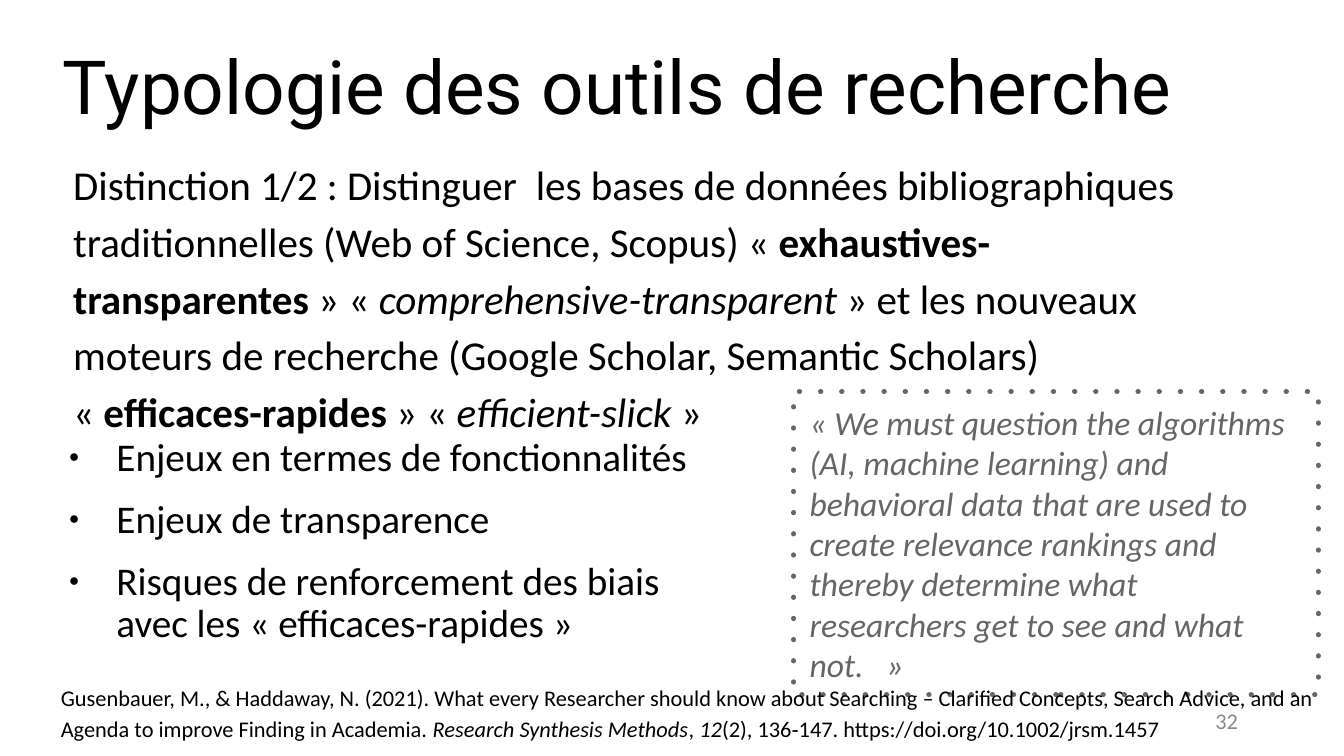
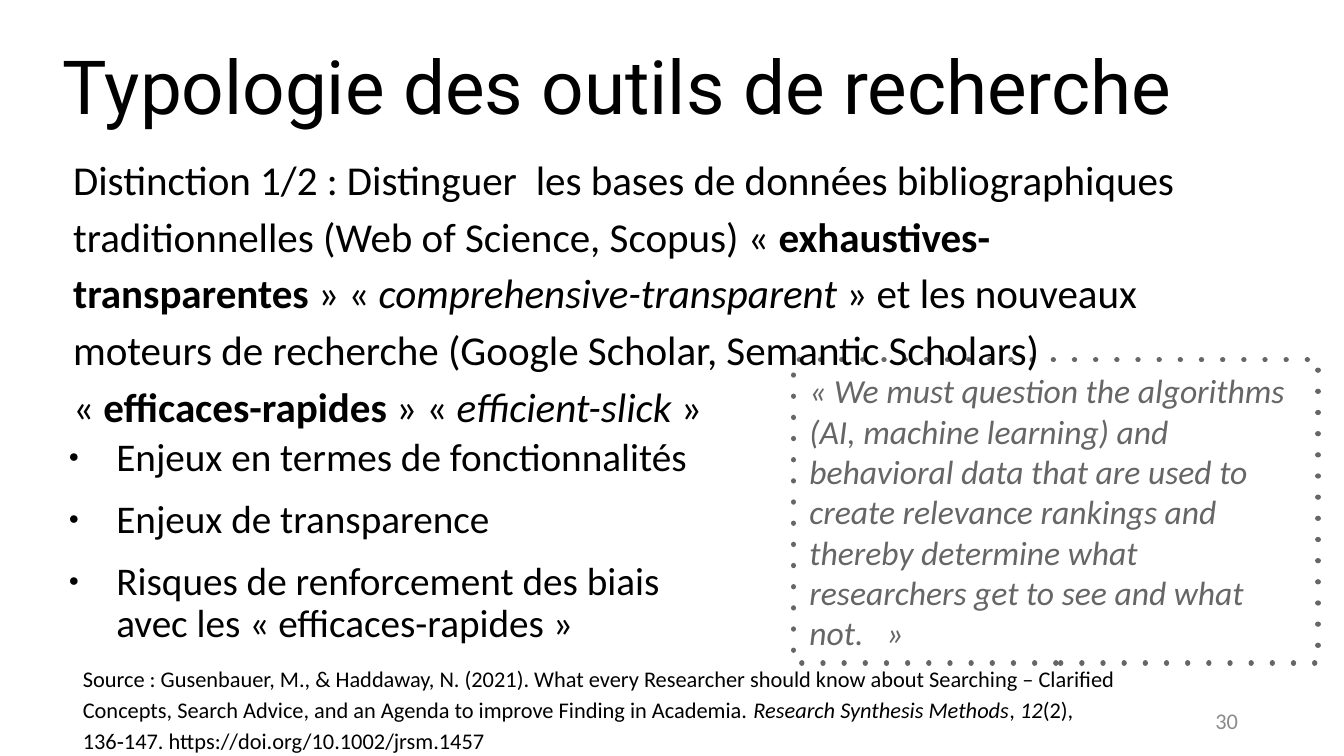
Before and after one commit to fflamerie/intro_revlit, a slide deck: slide 30 of docs/Intro_RevLit.odp (slide 32 before the commit). Drawn at 1344x756 pixels with LibreOffice and Linux fonts; fonts in the diff are those of the drawing. Boxes give left, top, right and bottom in pixels: in the first picture for what was removed or moved away, otherwise in the second. Text is boxed around its words. In the diff, an @@ line names an element or a change of style, - is before the commit and + after.

```diff
--- a/docs/Intro_RevLit.odp
+++ b/docs/Intro_RevLit.odp
@@ text "Distinction 1/2 : Distinguer les ..." moved from (x1=73, y1=171, x2=1174, y2=434) to (x1=73, y1=166, x2=1174, y2=429) @@
@@ rectangle "« We must question the ..." moved from (x1=794, y1=391, x2=1318, y2=695) to (x1=793, y1=360, x2=1317, y2=664) @@
@@ text at (x1=83, y1=671, x2=1114, y2=753): text changed @@
-Gusenbauer, M., & Haddaway, N. (2021). What every Researcher should know about Searching – Clarified Concepts, Search Advice, and an Agenda to improve Finding in Academia. Research Synthesis Methods, 12(2), 136‑147. https://doi.org/10.1002/jrsm.1457
+Source : Gusenbauer, M., & Haddaway, N. (2021). What every Researcher should know about Searching – Clarified Concepts, Search Advice, and an Agenda to improve Finding in Academia. Research Synthesis Methods, 12(2), 136‑147. https://doi.org/10.1002/jrsm.1457
@@ page number at (x1=1215, y1=714, x2=1238, y2=729): text changed @@
-32
+30
```
Also in this commit, not shown: 32 other slides changed, 6 slides added, 5 slides removed, 11 other files.
